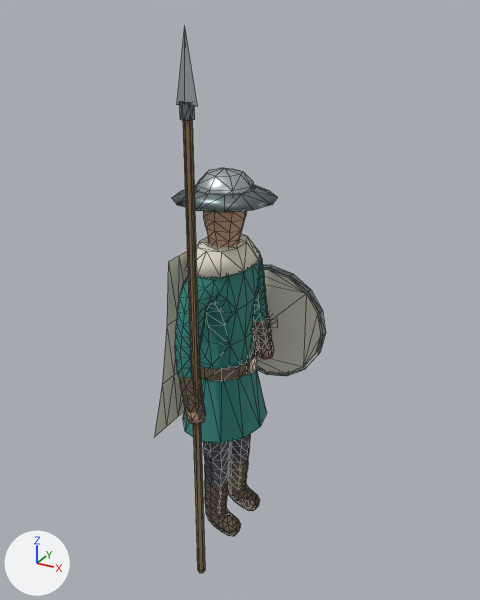
Before and after pictures for a commit that changed the glTF model public/models/salz_melee.glb.
Before and after are seen from a camera (50 mm lens) standing at (1.59, -2.71, 2.8) and looking at (0.05, 0.08, 1.41). Every picture has the same lights, and +X, +Y and +Z are marked at lower left. The first picture is the older version. Mesh edges are drawn as thin lines. Vertices at exactly the same position are counted once.

In view in the first picture: 'salz_melee'.
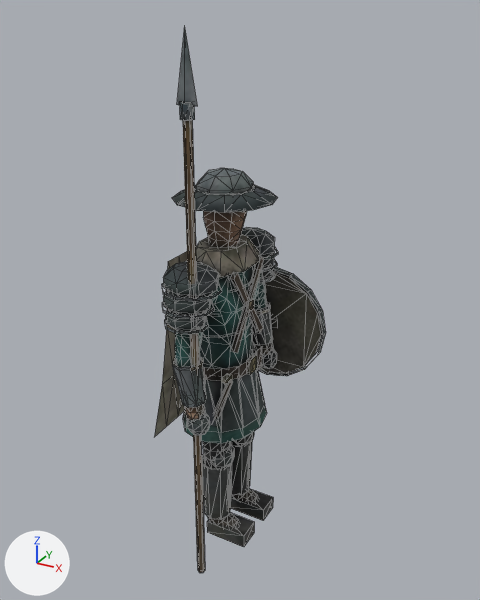
Pixel boxes [x1, y1, x2, y2] of what changed, in the pictures (480 x 600 px):
part 1 of me_salz_melee, added: after [202, 322, 252, 338]
part 2 of me_salz_melee, added: after [247, 299, 254, 311]
part 3 of me_salz_melee, added: after [241, 227, 275, 257]
part 4 of me_salz_melee, added (mostly hidden): after [262, 253, 274, 269]
part 5 of me_salz_melee, added (mostly hidden): after [260, 266, 272, 280]
part 6 of me_salz_melee, added: after [163, 261, 218, 298]
part 7 of me_salz_melee, added: after [163, 290, 211, 316]
part 8 of me_salz_melee, added: after [165, 310, 206, 332]
part 9 of me_salz_melee, added: after [261, 349, 277, 369]
part 10 of me_salz_melee, added: after [187, 412, 210, 436]
part 11 of me_salz_melee, added: after [234, 432, 254, 446]
part 12 of me_salz_melee, added: after [230, 489, 273, 521]
part 13 of me_salz_melee, added: after [213, 444, 234, 469]
part 14 of me_salz_melee, added: after [253, 344, 262, 368]
part 15 of me_salz_melee, added: after [207, 513, 254, 547]
part 16 of me_salz_melee, added: after [221, 373, 232, 384]
part 17 of me_salz_melee, added: after [161, 246, 278, 520]
part 18 of me_salz_melee, recoloured: [154, 120, 322, 573] in both
part 19 of me_salz_melee, recoloured: [172, 27, 326, 376] in both

The change, as a diff of the scene's bpy script:
```diff
--- a/public/models/salz_melee.glb.py
+++ b/public/models/salz_melee.glb.py
@@ mat_salz_melee_matt @@
+mat_salz_melee_matt = bpy.data.materials.new('salz_melee_matt')
+# uses the picture img_salz_melee_farbe
+# uses the picture img_salz_melee_rauheit
+# uses the picture img_salz_melee_relief
@@ me_salz_melee @@
-me_salz_melee.from_pydata(...)  # 997 vertices, 1844 faces; spans x -0.31..0.38, y -0.43..0.53, z -0.05..2.74
+me_salz_melee.from_pydata(...)  # 1765 vertices, 2972 faces; spans x -0.31..0.38, y -0.45..0.53, z -0.05..2.74
+# me_salz_melee part 1: the loose piece of 24 vertices spanning x -0.17..0.17, y -0.2..0.2, z 1.06..1.12 is copied, and the copy is scaled about its middle by (0.823, 0.96, 0.171), then moved by (0.0, 0.0, 0.21), in mat_salz_melee_matt; it spans x -0.14..0.14, y -0.19..0.19, z 1.29..1.31
+# me_salz_melee part 2: a new loose piece, a box spanning x 0.148..0.162, y -0.025..0.025, z 1.405..1.455, in mat_salz_melee_matt
+# me_salz_melee part 3: a new loose piece, a UV sphere (8 segments, 5 rings, poles along z) spanning x -0.13..0.13, y 0.18..0.42, z 1.56..1.72, in mat_salz_melee_matt
+# me_salz_melee part 4: a new loose piece, a UV sphere (8 segments, 5 rings, poles along z) spanning x -0.12..0.12, y 0.23..0.44, z 1.48..1.63, in mat_salz_melee_matt
+# me_salz_melee part 5: a new loose piece, a UV sphere (8 segments, 5 rings, poles along z) spanning x -0.1..0.1, y 0.26..0.45, z 1.41..1.53, in mat_salz_melee_matt
+# me_salz_melee part 6: a new loose piece, a UV sphere (8 segments, 5 rings, poles along z) spanning x -0.13..0.13, y -0.42..-0.18, z 1.56..1.72, in mat_salz_melee_matt
+# me_salz_melee part 7: a new loose piece, a UV sphere (8 segments, 5 rings, poles along z) spanning x -0.12..0.12, y -0.44..-0.23, z 1.48..1.63, in mat_salz_melee_matt
+# me_salz_melee part 8: a new loose piece, a UV sphere (8 segments, 5 rings, poles along z) spanning x -0.1..0.1, y -0.45..-0.26, z 1.41..1.53, in mat_salz_melee_matt
+# me_salz_melee part 9: a new loose piece, a UV sphere (8 segments, 5 rings, poles along z) spanning x 0.01..0.13, y 0.33..0.43, z 0.85..1.0, in mat_salz_melee_matt
+# me_salz_melee part 10: a new loose piece, a UV sphere (8 segments, 5 rings, poles along z) spanning x 0.01..0.13, y -0.43..-0.33, z 0.85..1.0, in mat_salz_melee_matt
+# me_salz_melee part 11: a new loose piece, a UV sphere (8 segments, 5 rings, poles along z) spanning x -0.01..0.11, y 0.04..0.2, z 0.47..0.63, in mat_salz_melee_matt
+# me_salz_melee part 12: a new loose piece, a box spanning x -0.02..0.22, y 0.055..0.185, z 0.025..0.105, in mat_salz_melee_matt
+# me_salz_melee part 13: a new loose piece, a UV sphere (8 segments, 5 rings, poles along z) spanning x -0.01..0.11, y -0.2..-0.04, z 0.47..0.63, in mat_salz_melee_matt
+# me_salz_melee part 14: a new loose piece, a box spanning x 0.01..0.11, y 0.17..0.23, z 0.96..1.08, in mat_salz_melee_matt
+# me_salz_melee part 15: a new loose piece, a box spanning x -0.02..0.22, y -0.185..-0.055, z 0.025..0.105, in mat_salz_melee_matt
+# me_salz_melee part 16: a new loose piece, a box spanning x 0.115..0.145, y -0.23..-0.17, z 1.09..1.11, in mat_salz_melee_matt
+# me_salz_melee part 17: 284 vertices added at x -0.21..0.21, y -0.45..0.45, z 0.15..1.65
+# me_salz_melee part 18: 1568 faces spanning x -0.29..0.37, y -0.43..0.48, z -0.05..2.45 switch from mat_matt to mat_salz_melee_matt
+# me_salz_melee part 19: 242 faces spanning x -0.31..0.38, y -0.41..0.53, z 0.77..2.74 switch from mat_metall to mat_salz_melee_matt
+# other edits to the shape of me_salz_melee do not show in these pictures
```
